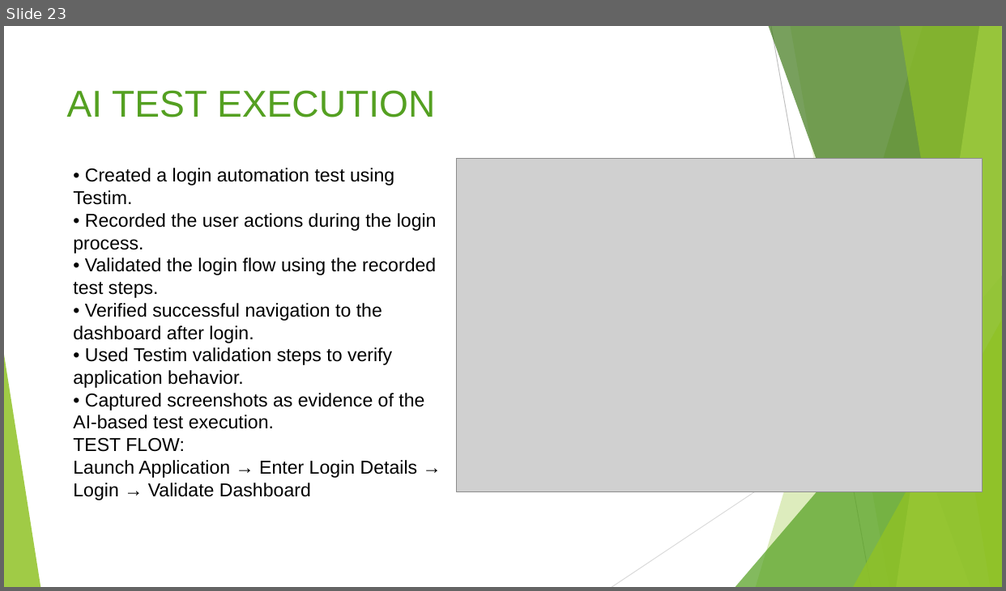
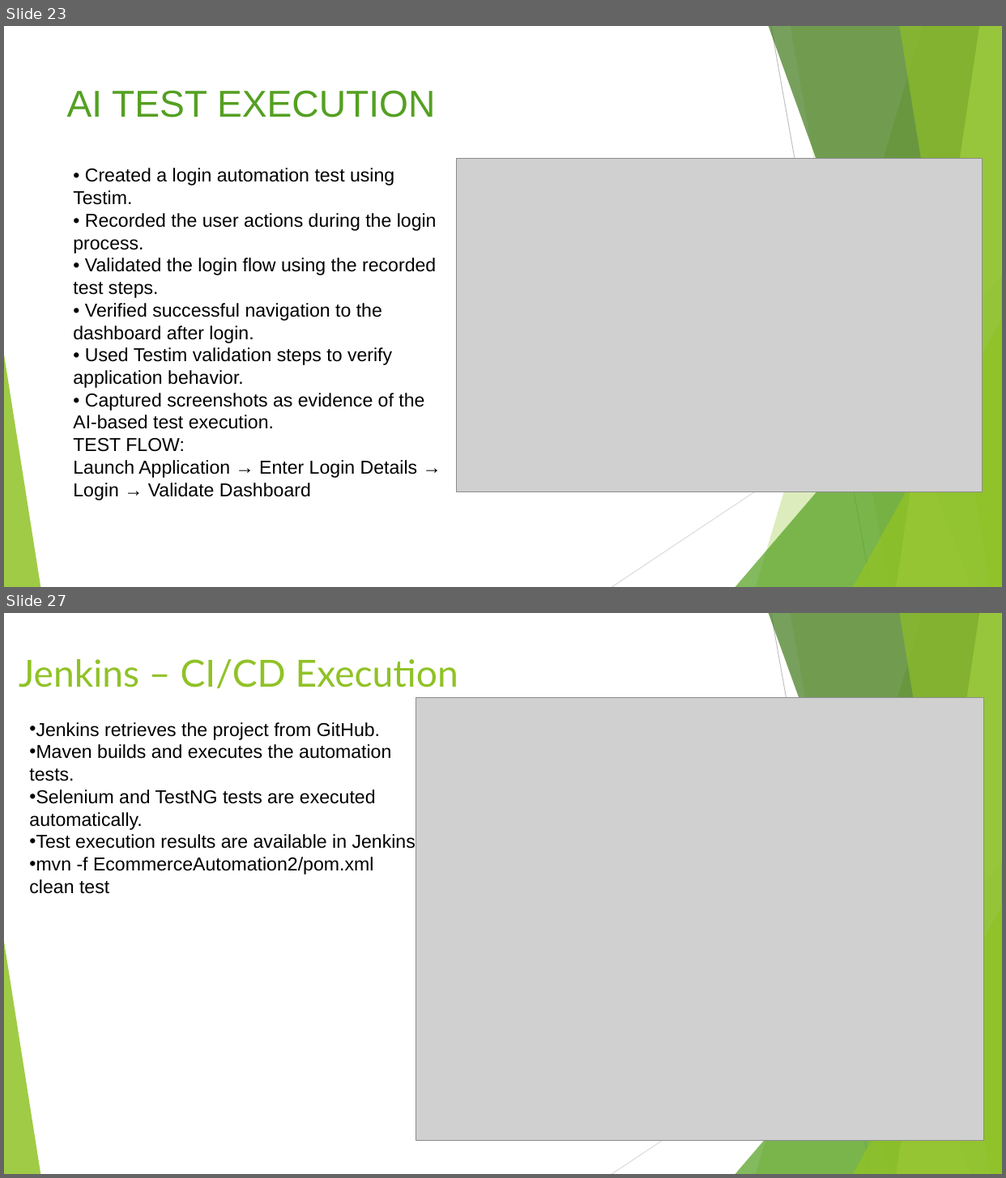
Before and after one commit to Dipali-dp/EcommerceTestingProject, a slide deck: Project_Presentation.pptx. Shown one above the other, each under a label of ours: slide 23 before the commit, slides 23 and 27 after it; the slides between them are not shown. The pictures are 1006x591 and 1006x1178 pixels, drawn with LibreOffice and Linux fonts; fonts in the diff are those of the drawing; grey boxes stand for pictures. Boxes give left, top, right and bottom in pixels: in the first picture for what was removed or moved away, otherwise in the second. Text is boxed around its words. In the diff, an @@ line names an element or a change of style, - is before the commit and + after.

Commit message:
Update project presentation

```diff
--- a/Project_Presentation.pptx
+++ b/Project_Presentation.pptx
@@ slide 27 added at box(4, 613, 1002, 1174), background #FFFFFF; not listed: 10 template elements that a slide beside it also shows @@
@@ title added at box(19, 659, 458, 688), 36 pt, text #90C226 @@
+Jenkins – CI/CD Execution
@@ picture added at box(416, 698, 985, 1142) @@
@@ text added at box(29, 722, 421, 894), 18 pt, text #000000 @@
+• Jenkins retrieves the project from GitHub.
+• Maven builds and executes the automation tests.
+• Selenium and TestNG tests are executed automatically.
+• Test execution results are available in Jenkins.
+• mvn -f EcommerceAutomation2/pom.xml clean test
```
Also in this commit, not shown: 3 slides changed, 5 other slides added.
